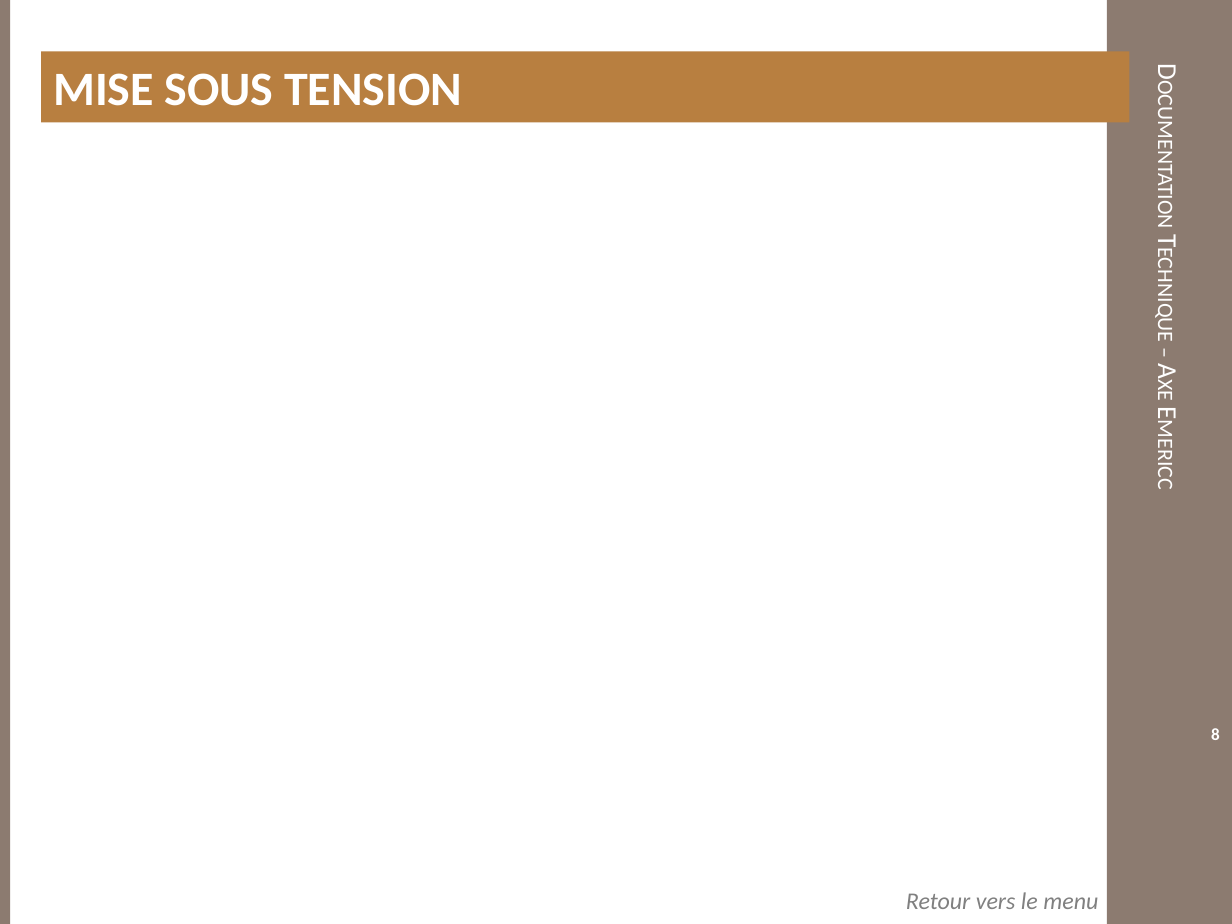
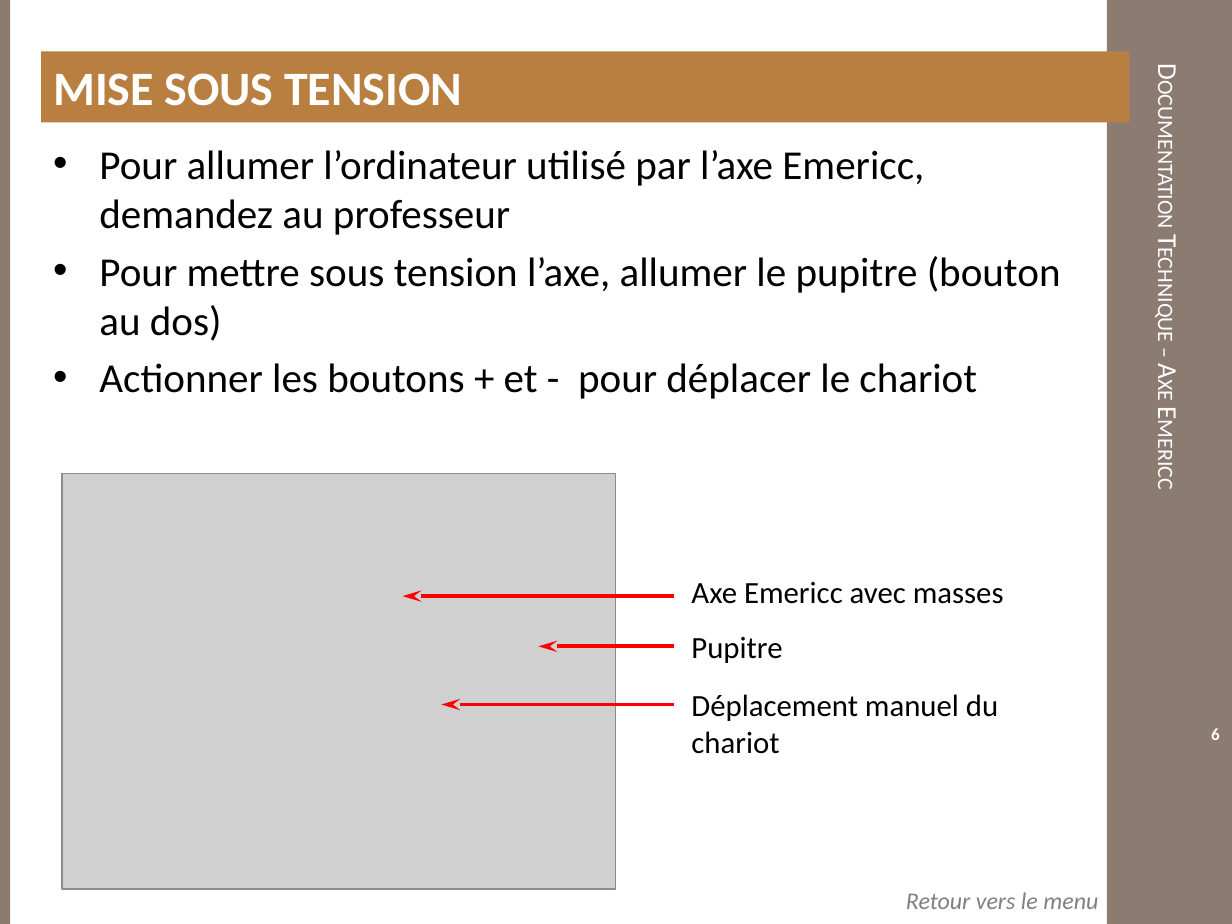
Before and after one commit to xpessoles/TP_PTSI, a slide deck: slide 6 of DocumentsTP/Documentation_Emericc.pptx (slide 8 before the commit). Drawn at 1232x924 pixels with LibreOffice and Linux fonts; fonts in the diff are those of the drawing; grey boxes stand for pictures; background and template pictures are left out. Boxes give left, top, right and bottom in pixels: in the first picture for what was removed or moved away, otherwise in the second. Text is boxed around its words. In the diff, an @@ line names an element or a change of style, - is before the commit and + after.

```diff
--- a/DocumentsTP/Documentation_Emericc.pptx
+++ b/DocumentsTP/Documentation_Emericc.pptx
@@ text added at [99,150,1061,399], 24 pt, text #000000 @@
+• Pour allumer l’ordinateur utilisé par l’axe Emericc, demandez au professeur
+• Pour mettre sous tension l’axe, allumer le pupitre (bouton au dos)
+• Actionner les boutons + et - pour déplacer le chariot
@@ picture added at [62,473,616,888] @@
@@ arrow added from (674, 596) to (403, 596), #FF0000 2.25 pt @@
@@ text added at [691,582,1004,604], 18 pt, text #000000 @@
+Axe Emericc avec masses
@@ arrow added from (674, 647) to (538, 647), #FF0000 2.25 pt @@
@@ text added at [691,637,782,663], 18 pt, text #000000 @@
+Pupitre
@@ arrow added from (674, 705) to (441, 705), #FF0000 2.25 pt @@
@@ text added at [691,694,998,754], 18 pt, text #000000 @@
+Déplacement manuel du chariot
@@ page number at [1211,728,1220,740]: text changed @@
-8
+6
```
Also in this commit, not shown: 5 other slides changed, 2 slides removed, 13 other files.
